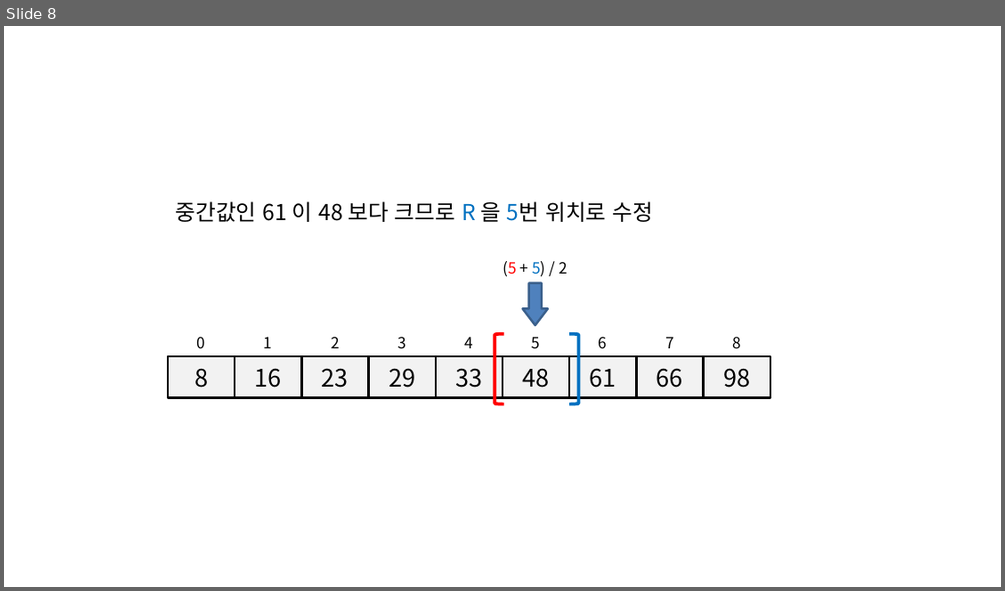
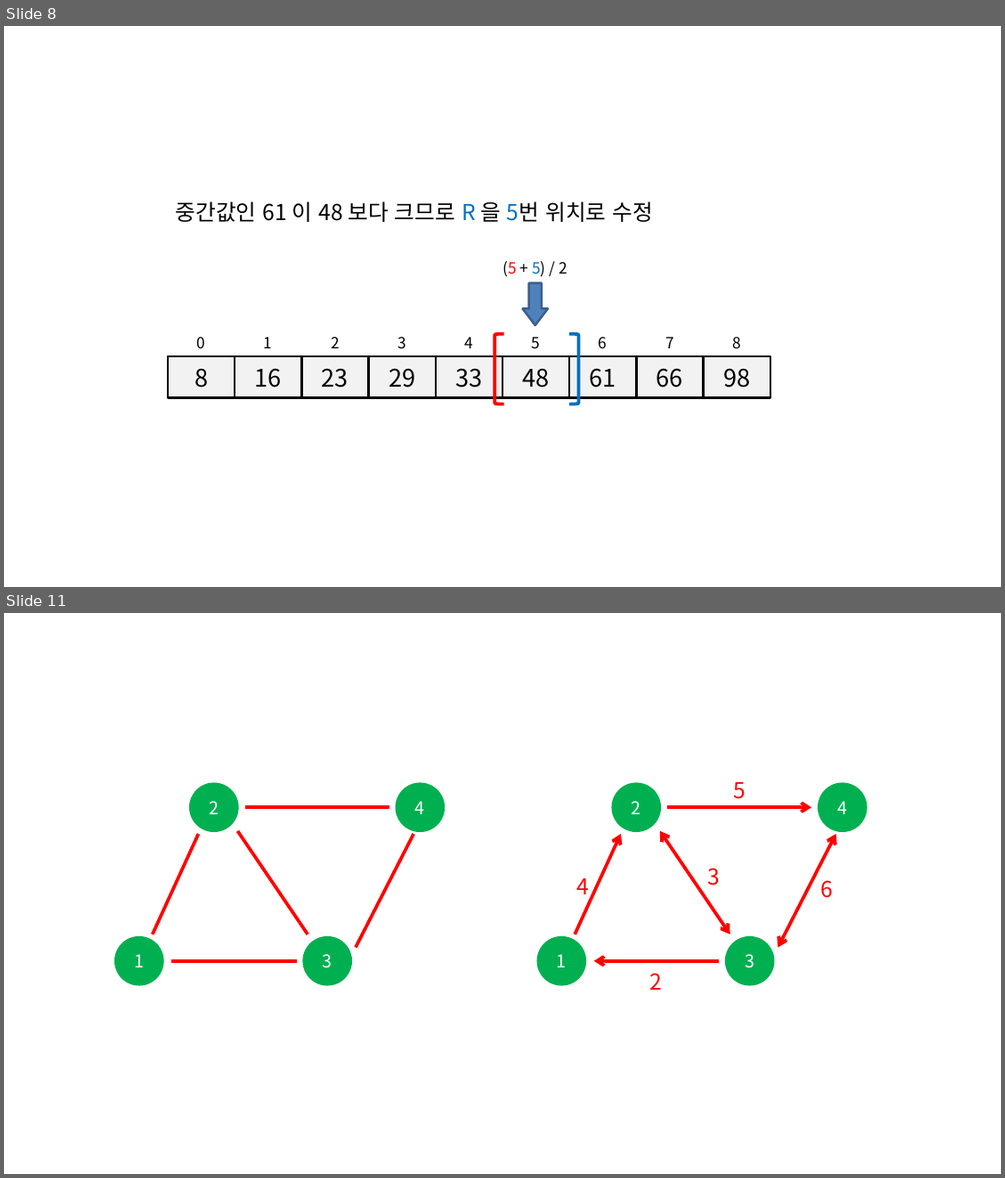
Before and after one commit to momo1108/blog, a slide deck: assets/etc/이미지제작용.pptx. Shown one above the other, each under a label of ours: slide 8 before the commit, slides 8 and 11 after it; the slides between them are not shown. The pictures are 1005x591 and 1005x1178 pixels, drawn with LibreOffice and Linux fonts; fonts in the diff are those of the drawing. Boxes give left, top, right and bottom in pixels: in the first picture for what was removed or moved away, otherwise in the second. Text is boxed around its words. In the diff, an @@ line names an element or a change of style, - is before the commit and + after.

```diff
--- a/assets/etc/이미지제작용.pptx
+++ b/assets/etc/이미지제작용.pptx
@@ slide 11 added at [4, 613, 1001, 1174], background #FFFFFF @@
@@ ellipse added at [190, 784, 237, 831], fill #00B050, outline #00B050 2 pt, 16 pt, text #FFFFFF @@
+2
@@ ellipse added at [396, 784, 444, 831], fill #00B050, outline #00B050 2 pt, 16 pt, text #FFFFFF @@
+4
@@ ellipse added at [613, 784, 660, 831], fill #00B050, outline #00B050 2 pt, 16 pt, text #FFFFFF @@
+2
@@ text added at [733, 782, 745, 799], 20 pt, text #FF0000 @@
+5
@@ ellipse added at [819, 784, 866, 831], fill #00B050, outline #00B050 2 pt, 16 pt, text #FFFFFF @@
+4
@@ line added from (389, 807) to (245, 807), #FF0000 3 pt @@
@@ arrow added from (667, 807) to (812, 807), #FF0000 3 pt @@
@@ line added from (199, 834) to (153, 934), #FF0000 3 pt @@
@@ line added from (237, 830) to (307, 934), #FF0000 3 pt @@
@@ line added from (413, 834) to (356, 947), #FF0000 3 pt @@
@@ arrow added from (574, 934) to (621, 834), #FF0000 3 pt @@
@@ double arrow added from (660, 830) to (730, 934), #FF0000 3 pt @@
@@ double arrow added from (836, 834) to (777, 947), #FF0000 3 pt @@
@@ text added at [576, 878, 589, 894], 20 pt, text #FF0000 @@
+4
@@ text added at [707, 868, 720, 885], 20 pt, text #FF0000 @@
+3
@@ text added at [821, 880, 833, 898], 20 pt, text #FF0000 @@
+6
@@ ellipse added at [115, 937, 163, 985], fill #00B050, outline #00B050 2 pt, 16 pt, text #FFFFFF @@
+1
@@ ellipse added at [304, 937, 351, 985], fill #00B050, outline #00B050 2 pt, 16 pt, text #FFFFFF @@
+3
@@ ellipse added at [538, 937, 585, 985], fill #00B050, outline #00B050 2 pt, 16 pt, text #FFFFFF @@
+1
@@ ellipse added at [727, 937, 774, 985], fill #00B050, outline #00B050 2 pt, 16 pt, text #FFFFFF @@
+3
@@ line added from (297, 961) to (171, 961), #FF0000 3 pt @@
@@ arrow added from (720, 961) to (594, 961), #FF0000 3 pt @@
@@ text added at [650, 973, 663, 989], 20 pt, text #FF0000 @@
+2
```
Also in this commit, not shown: 5 other slides added, 8 other files.
